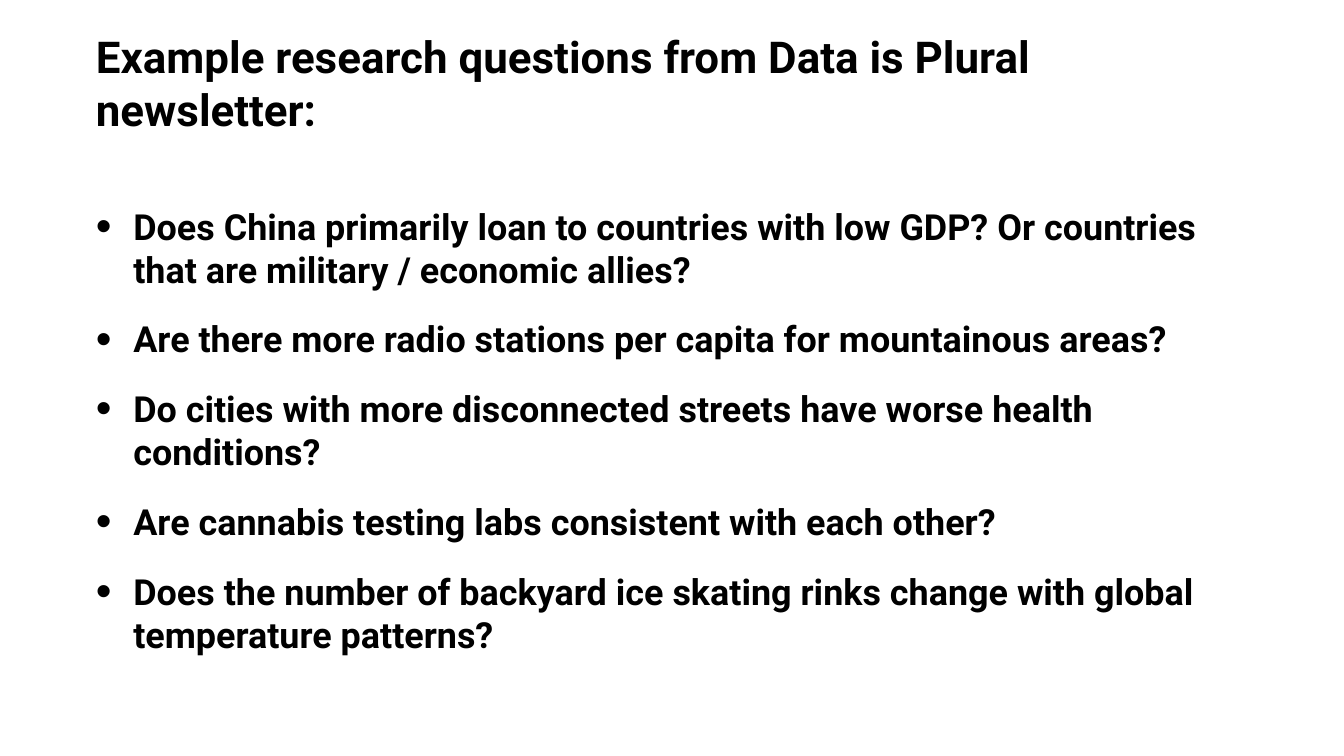
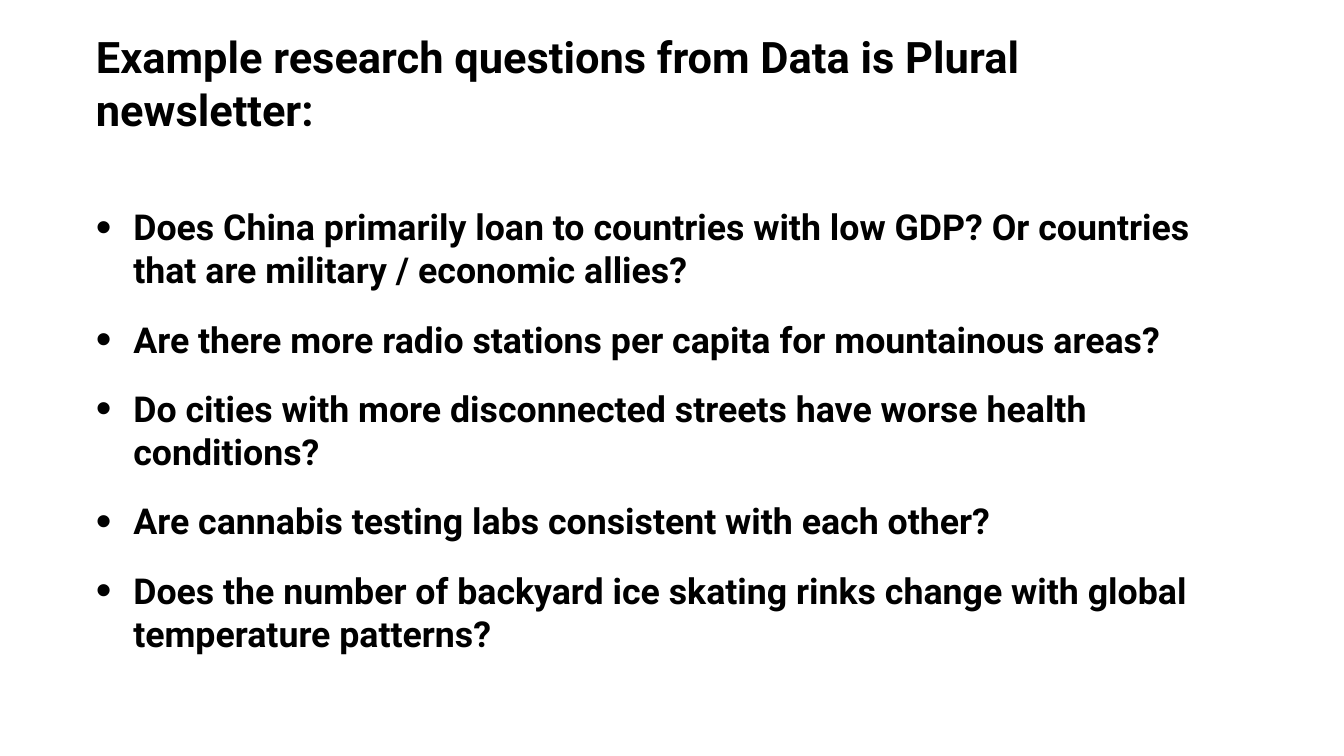
Before and after one commit to COGS108/Section-Sp20, a slide deck: slide 6 of Will/disc03/disc03.pptx. Drawn at 1344x756 pixels with LibreOffice and Linux fonts; fonts in the diff are those of the drawing. Boxes give left, top, right and bottom in pixels: in the first picture for what was removed or moved away, otherwise in the second. Text is boxed around its words. In the diff, an @@ line names an element or a change of style, - is before the commit and + after.

```diff
--- a/Will/disc03/disc03.pptx
+++ b/Will/disc03/disc03.pptx
@@ title "Example research questions from Data ..." at [96,40,1019,127]: size 62.7 to 62 pt @@
@@ text "Does China primarily loan to ..." at [133,213,1189,655]: size 51.3 to 51 pt @@
```
Also in this commit, not shown: 4 other slides changed, 6 other files.
